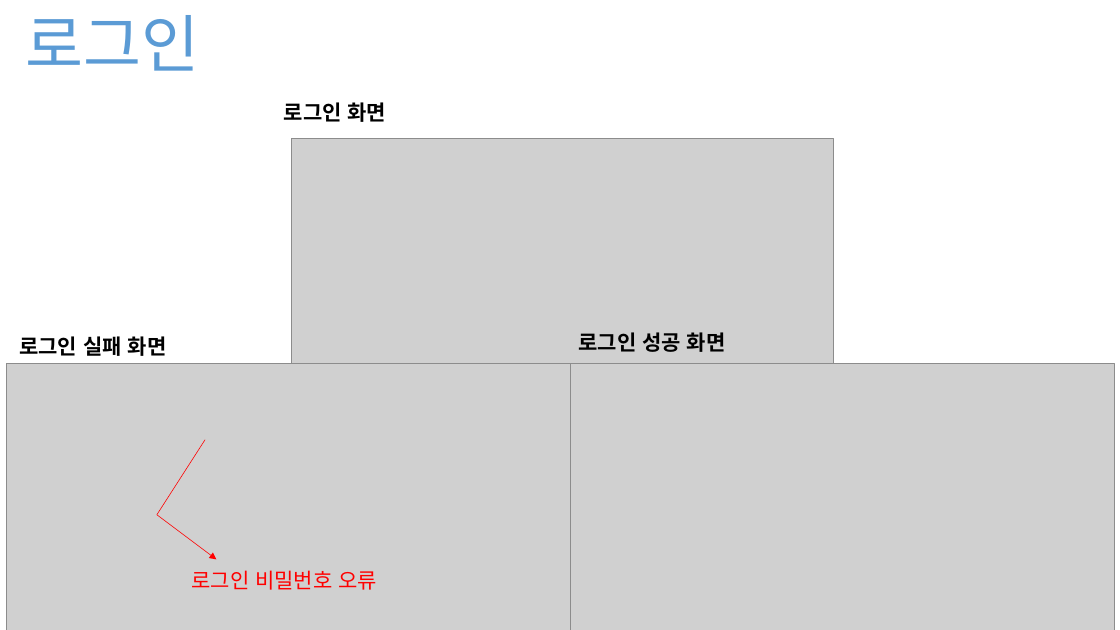
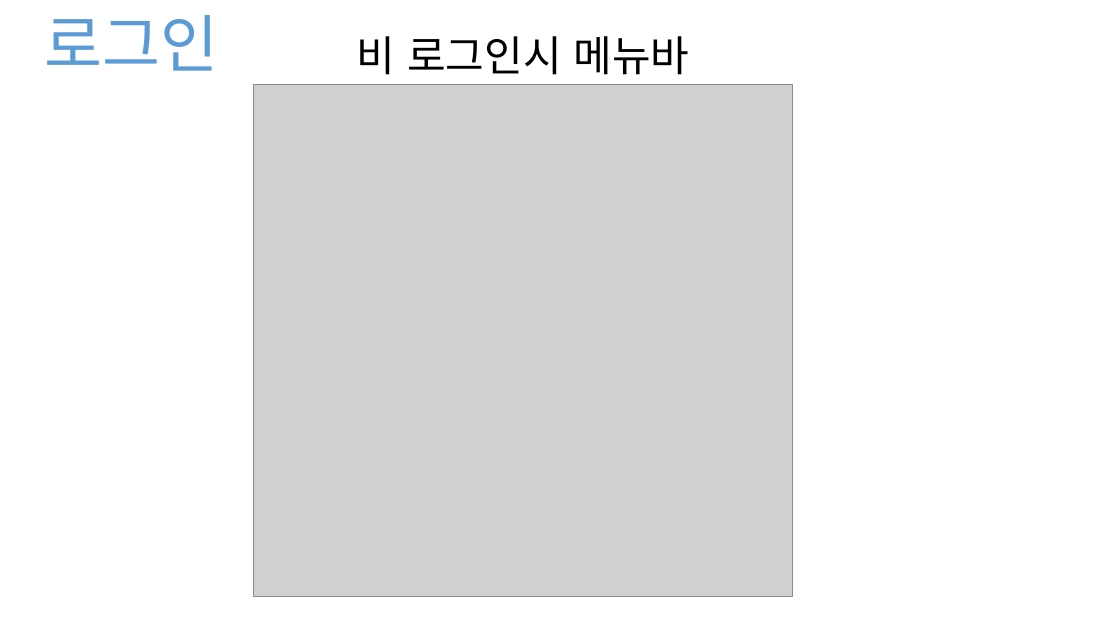
Before and after one commit to ansigyeong/Web-Mobile-Based-Services-Project-sub1, a slide deck: slide 6 of 중간 발표 2.pptx (slide 3 before the commit). Drawn at 1120x630 pixels with LibreOffice and Linux fonts; fonts in the diff are those of the drawing; grey boxes stand for pictures. Boxes give left, top, right and bottom in pixels: in the first picture for what was removed or moved away, otherwise in the second. Text is boxed around its words. In the diff, an @@ line names an element or a change of style, - is before the commit and + after.

```diff
--- a/중간 발표 2.pptx
+++ b/중간 발표 2.pptx
@@ text "로그인": place and size @@
-text "로그인" at (26,15,200,71)
+text "로그인" at (45,15,219,71)
@@ text added at (357,36,690,75), 36 pt, text #000000 @@
+비 로그인시 메뉴바
@@ picture: place and size @@
-picture at (292,139,834,429)
+picture at (254,85,793,597)
@@ text removed at (284,102,387,122) @@
-로그인 화면
@@ text removed at (19,336,167,356) @@
-로그인 실패 화면
@@ text removed at (578,332,726,352) @@
-로그인 성공 화면
@@ picture removed at (6,364,571,630) @@
@@ picture removed at (544,364,1114,630) @@
@@ line removed from (157, 515) to (205, 440) @@
@@ arrow removed from (157, 515) to (217, 560) @@
@@ text removed at (191,570,377,590) @@
-로그인 비밀번호 오류
```
Also in this commit, not shown: 1 other slide changed, 12 slides added, 7 slides removed, 5 other files.
